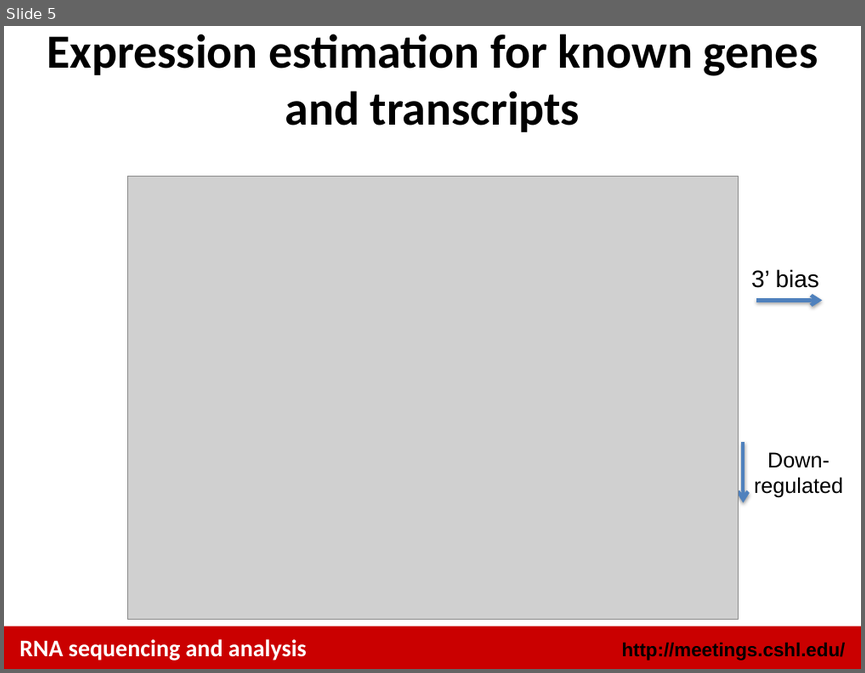
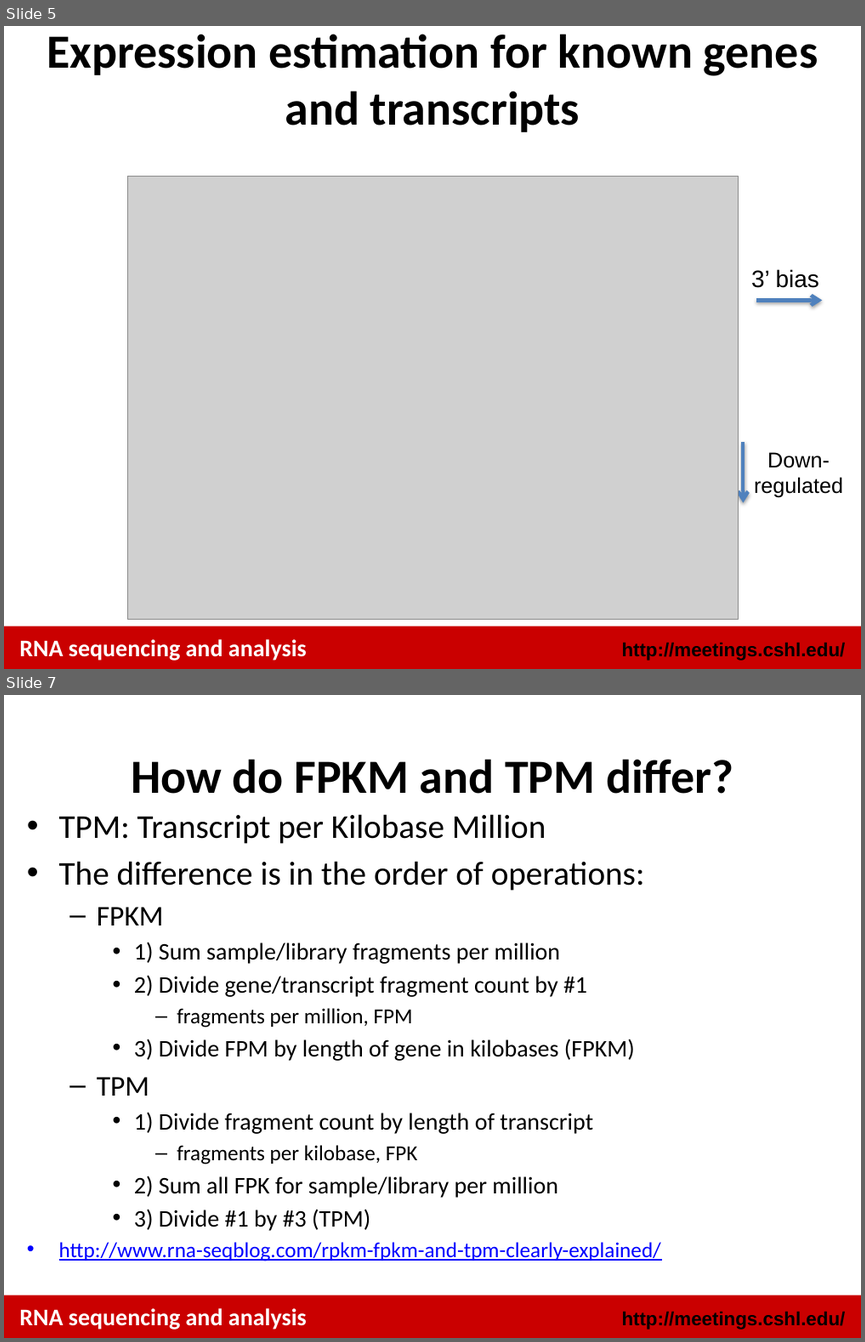
Before and after one commit to griffithlab/rnaseq_tutorial_wiki, a slide deck: LectureFiles/cshl/2016/RNASeq_Module3_Lecture.pptx. Shown one above the other, each under a label of ours: slide 5 before the commit, slides 5 and 7 after it; the slides between them are not shown. The pictures are 865x673 and 865x1342 pixels, drawn with LibreOffice and Linux fonts; fonts in the diff are those of the drawing; grey boxes stand for pictures. Boxes give left, top, right and bottom in pixels: in the first picture for what was removed or moved away, otherwise in the second. Text is boxed around its words. In the diff, an @@ line names an element or a change of style, - is before the commit and + after.

```diff
--- a/LectureFiles/cshl/2016/RNASeq_Module3_Lecture.pptx
+++ b/LectureFiles/cshl/2016/RNASeq_Module3_Lecture.pptx
@@ slide 7 added at (4,695,861,1338), background #FFFFFF; not listed: 3 template elements that a slide beside it also shows @@
@@ title added at (131,759,733,794), 40 pt, text #000000, bold @@
+How do FPKM and TPM differ?
@@ text added at (59,814,661,1261), 20 pt, text #000000 @@
+• TPM: Transcript per Kilobase Million
+• The difference is in the order of operations:
+  – FPKM
+    • 1) Sum sample/library fragments per million
+    • 2) Divide gene/transcript fragment count by #1
+      – fragments per million, FPM
+    • 3) Divide FPM by length of gene in kilobases (FPKM)
+  – TPM
+    • 1) Divide fragment count by length of transcript
+      – fragments per kilobase, FPK
+    • 2) Sum all FPK for sample/library per million
+    • 3) Divide #1 by #3 (TPM)
+• http://www.rna-seqblog.com/rpkm-fpkm-and-tpm-clearly-explained/
```
Also in this commit, not shown: 4 slides changed, 1 other slide added, 3 other files.
